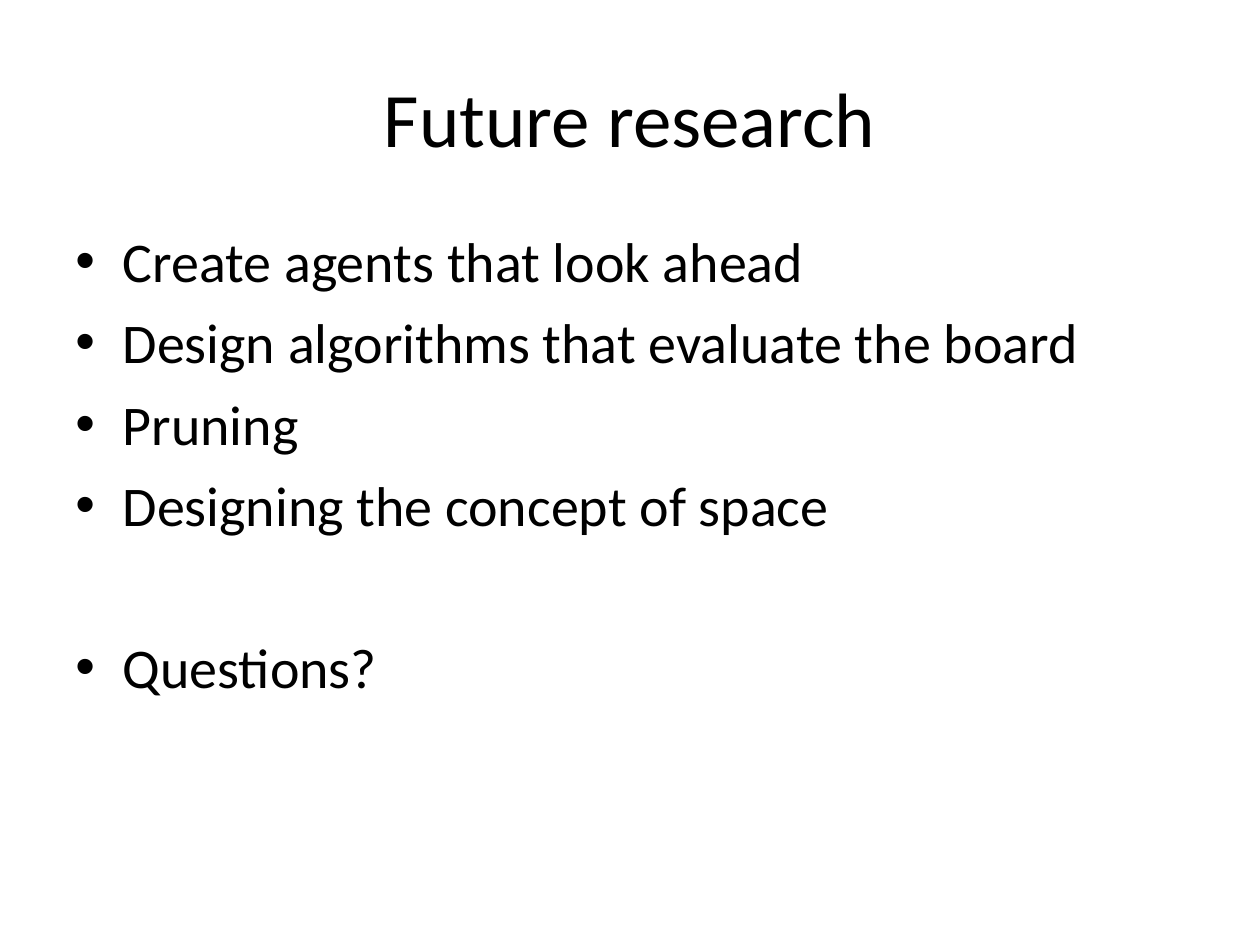
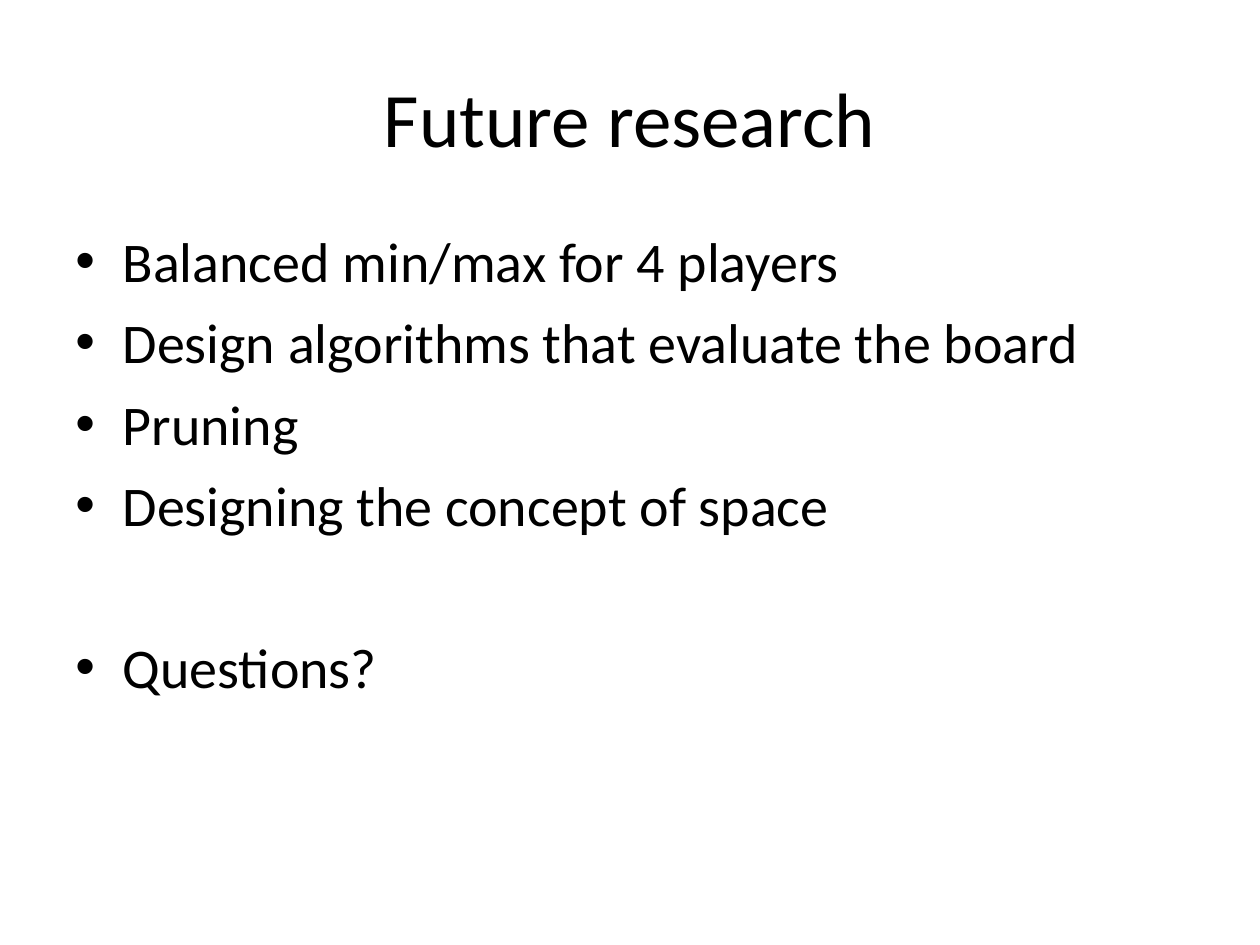
Before and after one commit to supastan/blokus, a slide deck: slide 10 of Blokus presentation.ppt (slide 9 before the commit). Drawn at 1260x945 pixels with LibreOffice and Linux fonts; fonts in the diff are those of the drawing. Boxes give left, top, right and bottom in pixels: in the first picture for what was removed or moved away, otherwise in the second. Text is boxed around its words. In the diff, an @@ line names an element or a change of style, - is before the commit and + after.

```diff
--- a/Blokus presentation.ppt
+++ b/Blokus presentation.ppt
@@ text at (123,243,839,291): text changed @@
-• Create agents that look ahead
+• Balanced min/max for 4 players
```
Also in this commit, not shown: 5 other slides changed, 1 slide added, 4 other files.
